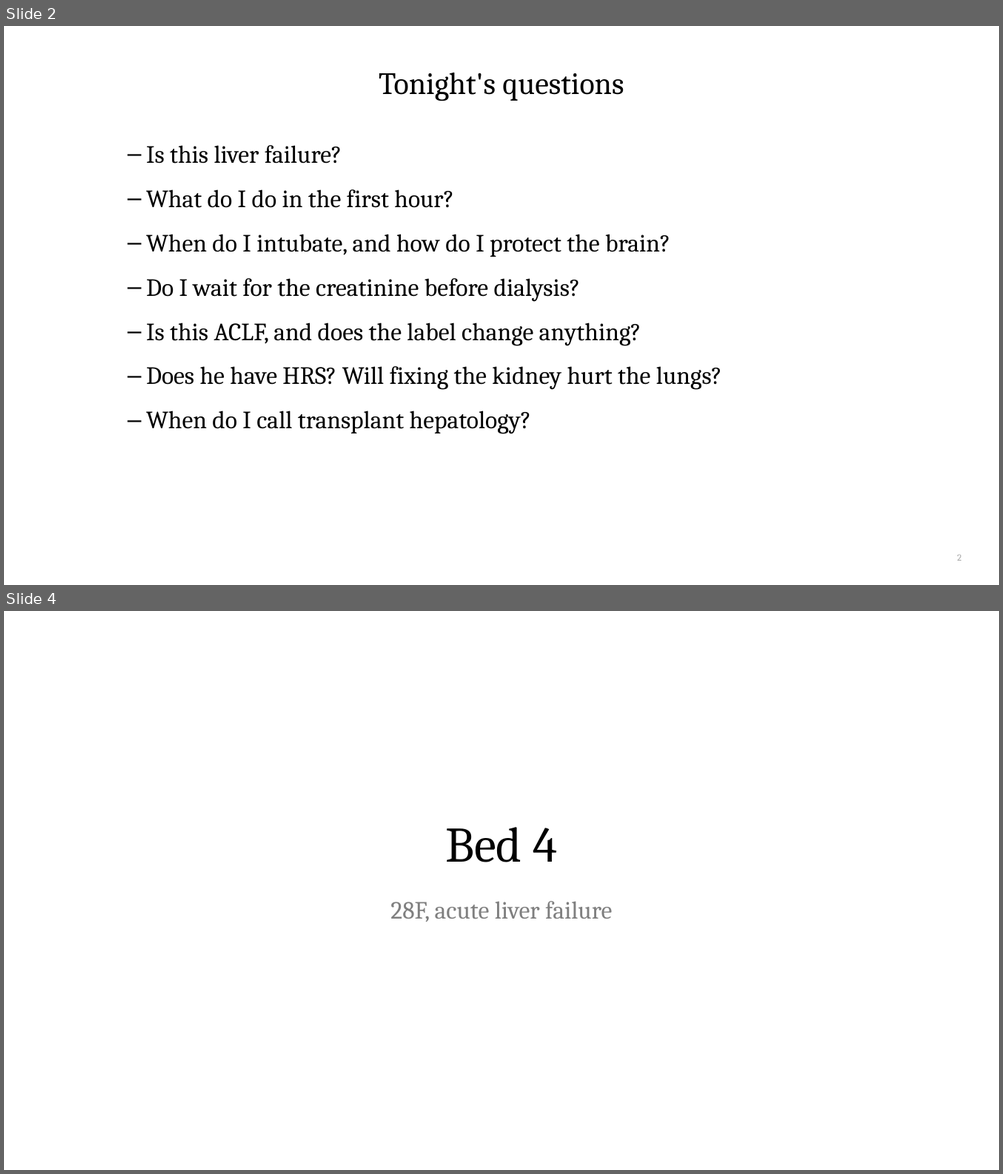
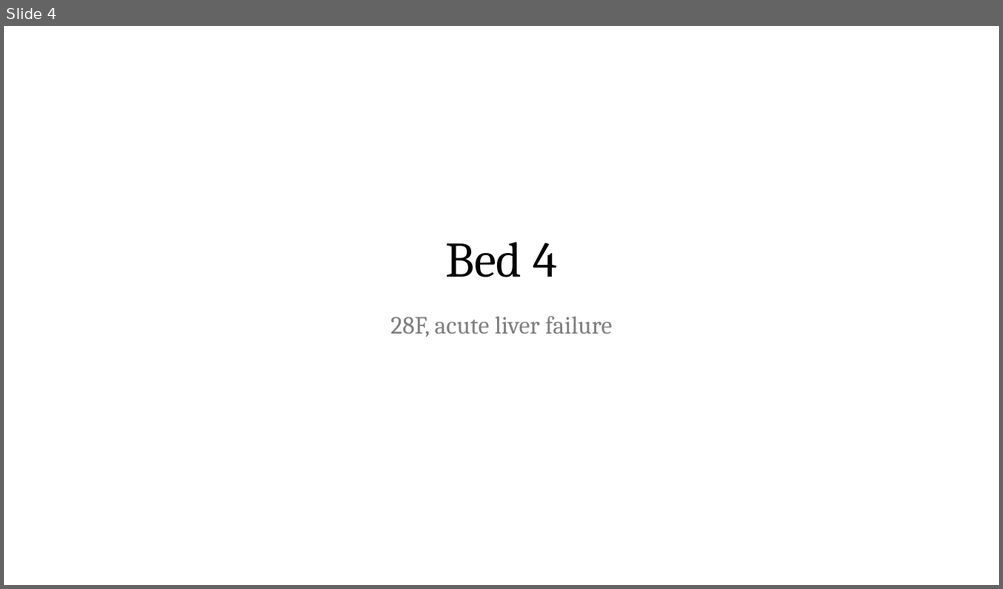
Before and after one commit to qaddodi/mohammad-almeqdadi-lectures, a slide deck: lectures/acute-liver-failure-aclf-in-icu/ALF and ACLF in the ICU.pptx. Shown one above the other, each under a label of ours: slides 2 and 4 before the commit, slide 4 after it; the slides between them are not shown. The pictures are 1003x1174 and 1003x589 pixels, drawn with LibreOffice and Linux fonts; fonts in the diff are those of the drawing. Boxes give left, top, right and bottom in pixels: in the first picture for what was removed or moved away, otherwise in the second. Text is boxed around its words. In the diff, an @@ line names an element or a change of style, - is before the commit and + after.

```diff
--- a/lectures/acute-liver-failure-aclf-in-icu/ALF and ACLF in the ICU.pptx
+++ b/lectures/acute-liver-failure-aclf-in-icu/ALF and ACLF in the ICU.pptx
@@ slide 2 removed at (4,26,999,585), background #FFFFFF @@
@@ title removed at (378,72,623,101) @@
-Tonight's questions
@@ text removed at (146,145,722,434) @@
-– Is this liver failure?
-– What do I do in the first hour?
-– When do I intubate, and how do I protect the brain?
-– Do I wait for the creatinine before dialysis?
-– Is this ACLF, and does the label change anything?
-– Does he have HRS? Will fixing the kidney hurt the lungs?
-– When do I call transplant hepatology?
@@ page number removed at (957,555,962,561) @@
-2
```
Also in this commit, not shown: 13 slides changed, 1 slide added, 3 other files.
